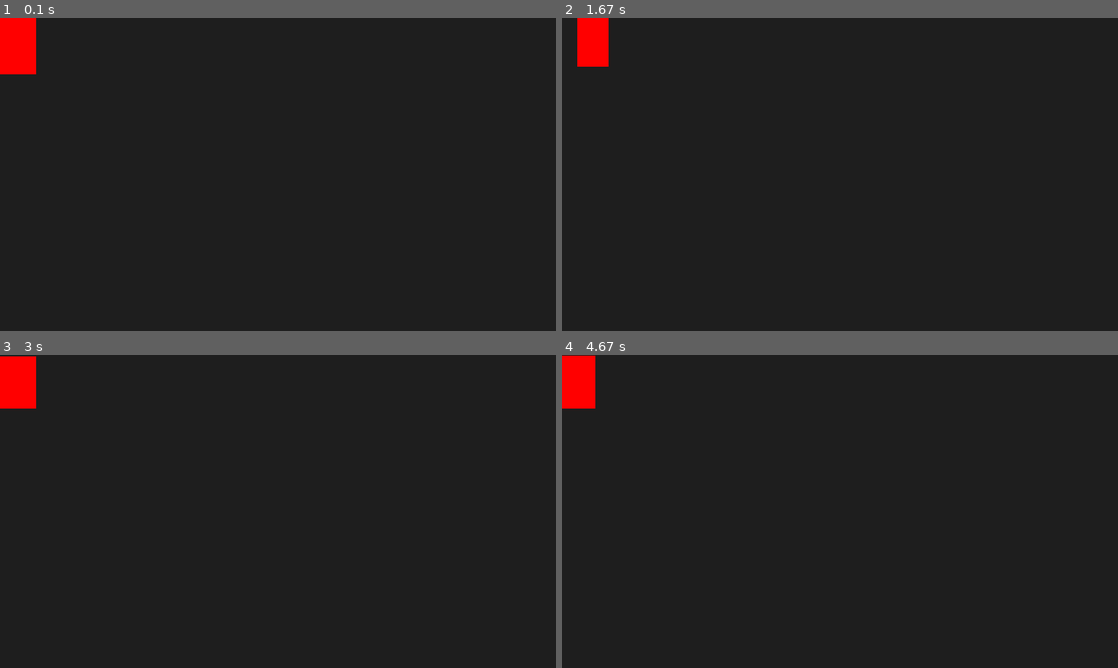
Above: before the commit, frames 1-4 (two rows, left to right).
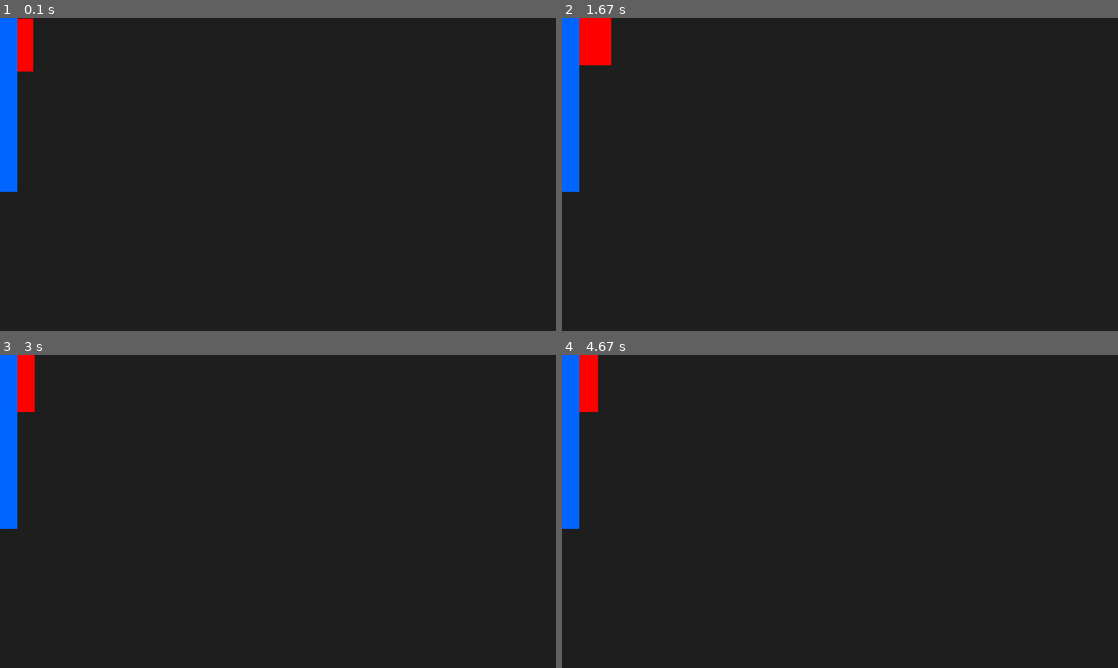
Above: after the commit, the same moments.

Repository: sustainablelab/kurt_pygame_examples
Game: pygame game, started from example2.py
The game is run twice, just before and just after one commit, with the same random seed, the same clock (stepped at 60 frames per second) and the same inputs.
Inputs:
- Up to frame 1 (0.1 s): no input
- Up to frame 2 (1.67 s): hold D 0.33-0.8 s; hold W 0.83-1.13 s; hold D 1.17-1.63 s
- Up to frame 3 (3 s): hold A 1.67-2.2 s; hold S 2.23-2.53 s; hold A 2.57-2.97 s
- Up to frame 4 (4.67 s): hold W 3-3.37 s; hold D 3.4-4.03 s; hold S 4.07-4.43 s; hold A from 4.47 s (still down)

The runs differ from the first frame. In frame 1, 1.9% of the frame differs, in the area x 0-7%, y 0-56%; in frame 2, 1.8%; in frame 3, 1.8%; in frame 4, 1.9%.

Commit message:
Added a wall

Diff:
--- a/example2.py
+++ b/example2.py
@@ -15,9 +15,22 @@
 import pygame
 from pygame import Color, Rect
 import random
+import logging
+
+def setup_logging(loglevel:str = "DEBUG") -> logging.Logger:
+    logger = logging.getLogger()
+    logger.setLevel(logging.DEBUG)
+    formatter = logging.Formatter(
+            "%(asctime)s %(levelname)s in '%(funcName)s()' (%(filename)s:%(lineno)d) -- %(message)s",
+            datefmt="%H:%M:%S")
+    console_handler = logging.StreamHandler()
+    console_handler.setLevel(loglevel)
+    console_handler.setFormatter(formatter)
+    logger.addHandler(console_handler)
+    return logger
 
 def shutdown(filename:str):
-    print(f"Shutdown {filename}")
+    logger.info(f"Shutdown {filename}")
     pygame.font.quit()
     pygame.quit()
 
@@ -27,6 +40,7 @@
         pygame.font.init()
         self.os_window = pygame.display.set_mode((16*50,9*50), flags=pygame.RESIZABLE)
         pygame.display.set_caption("bob")
+        logger.debug("Hi Kurt")
 
         self.clock = pygame.time.Clock()
 
@@ -48,26 +62,41 @@
 
 
     def game_loop(self):
-        rx = random.uniform(-5,5)
-        ry = random.uniform(-5,5)
-        self.pos
-        self.rect = Rect( (self.pos[0]-rx/2, self.pos[1]-ry/2), (50 + rx,80 + ry))
+        self.player_update()
+        self.handle_events()
+        self.render()
+        self.clock.tick(60)
+
+    def render(self):
+        self.os_window.fill(Color(30,30,30)) # Erases window
+        pygame.draw.rect(self.os_window, Color(255,0,0), self.rect) # Draw player
+
+        n = 0
+        tiles = []
+        tile_size = 25
+        while n < 10:
+            tiles.append(Rect((0,tile_size*n), (tile_size,tile_size)))
+            n += 1
+        for tile in tiles:
+            pygame.draw.rect(self.os_window, Color(0,100,255), tile)
+        pygame.display.update() # Final render
+
+    def handle_events(self):
         for event in pygame.event.get():
             match event.type:
                 case pygame.QUIT: sys.exit()
                 case pygame.KEYDOWN: self.KEYDOWN(event)
 
-        self.os_window.fill(Color(30,30,30))
-        pygame.draw.rect(self.os_window, Color(255,0,0), self.rect)
-        # Draw stuff
 
-        # Render
-        pygame.display.update()
+    def player_update(self) -> None:
+        rx = random.uniform(-5,5)
+        ry = random.uniform(-5,5)
+        self.rect = Rect( (self.pos[0]-rx/2, self.pos[1]-ry/2), (50 + rx,80 + ry))
 
-        self.clock.tick(60)
 
 if __name__ == '__main__':
-    print(f"Run {Path(__file__).name}")
+    logger = setup_logging()
+    logger.info(f"Run {Path(__file__).name}")
     atexit.register(shutdown, f"{Path(__file__).name}")
     game = Game()
     game.run()
